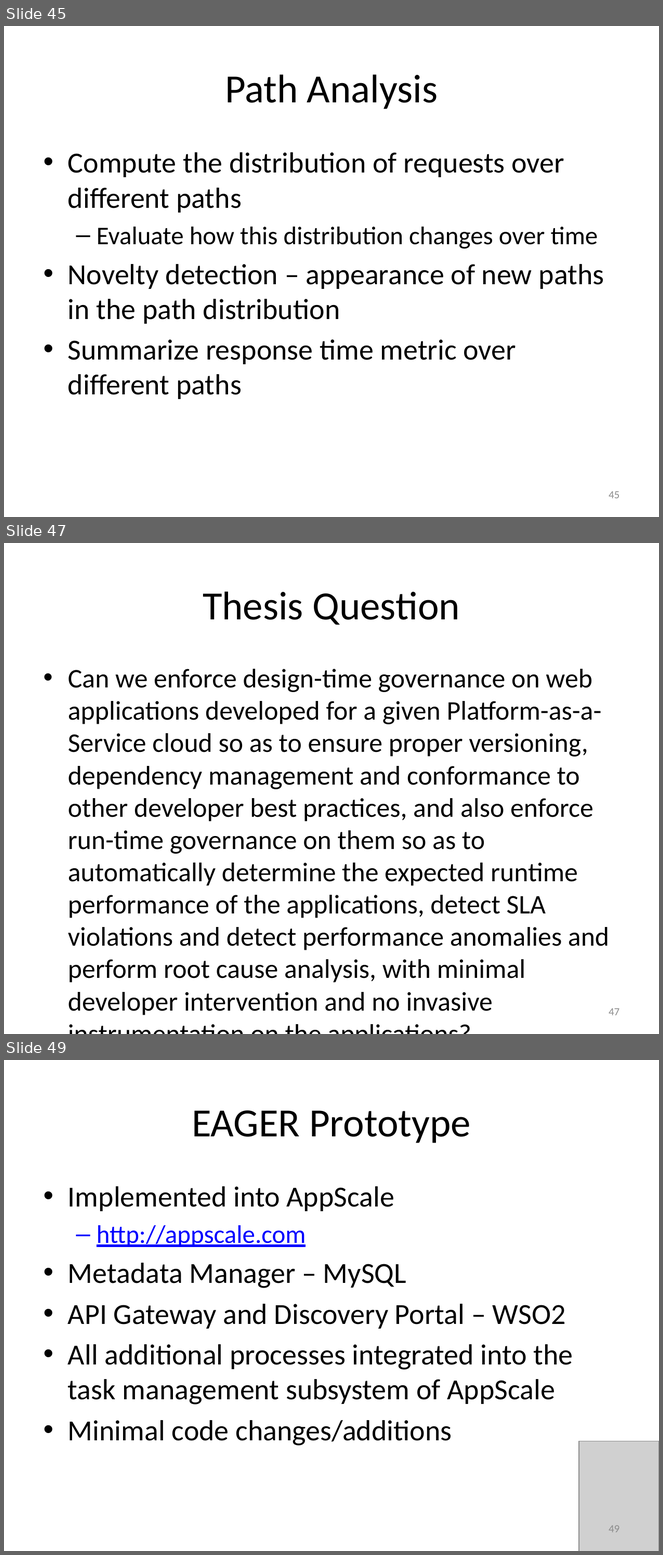
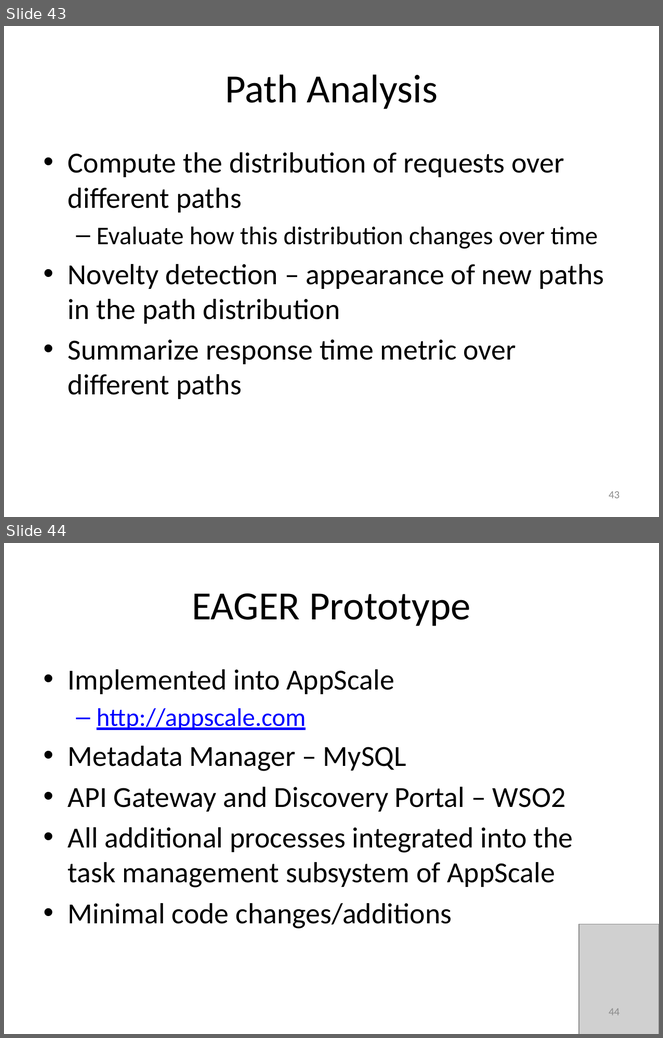
Before and after one commit to Dithn/eager-appscale, a slide deck: Eager/paper/dissertation/dissertation.pptx. Shown one above the other, each under a label of ours: slides 45, 47 and 49 before the commit, slides 43 and 44 after it; the slides between them are not shown. The pictures are 663x1555 and 663x1038 pixels, drawn with LibreOffice and Linux fonts; fonts in the diff are those of the drawing; grey boxes stand for pictures. Boxes give left, top, right and bottom in pixels: in the first picture for what was removed or moved away, otherwise in the second. Text is boxed around its words. In the diff, an @@ line names an element or a change of style, - is before the commit and + after.

```diff
--- a/Eager/paper/dissertation/dissertation.pptx
+++ b/Eager/paper/dissertation/dissertation.pptx
@@ slide 47 removed at [4, 543, 659, 1034], background #FFFFFF @@
@@ title removed at [203, 591, 460, 625] @@
-Thesis Question
@@ text removed at [68, 669, 609, 1016] @@
-• Can we enforce design-time governance on web applications developed for a given Platform-as-a-Service cloud so as to ensure proper versioning, dependency management and conformance to other developer best practices, and also enforce run-time governance on them so as to automatically determine the expected runtime performance of the applications, detect SLA violations and detect performance anomalies and perform root cause analysis, with minimal developer intervention and no invasive instrumentation on the applications?
@@ page number removed at [609, 1008, 620, 1016] @@
-47
@@ what was slide 45 is now slide 43 @@
@@ page number at [609, 491, 620, 499]: text changed @@
-45
+43
@@ what was slide 49 is now slide 44 @@
@@ page number at [609, 1009, 620, 1016]: text changed @@
-49
+44
```
Also in this commit, not shown: 9 slides changed, 5 other slides removed.
